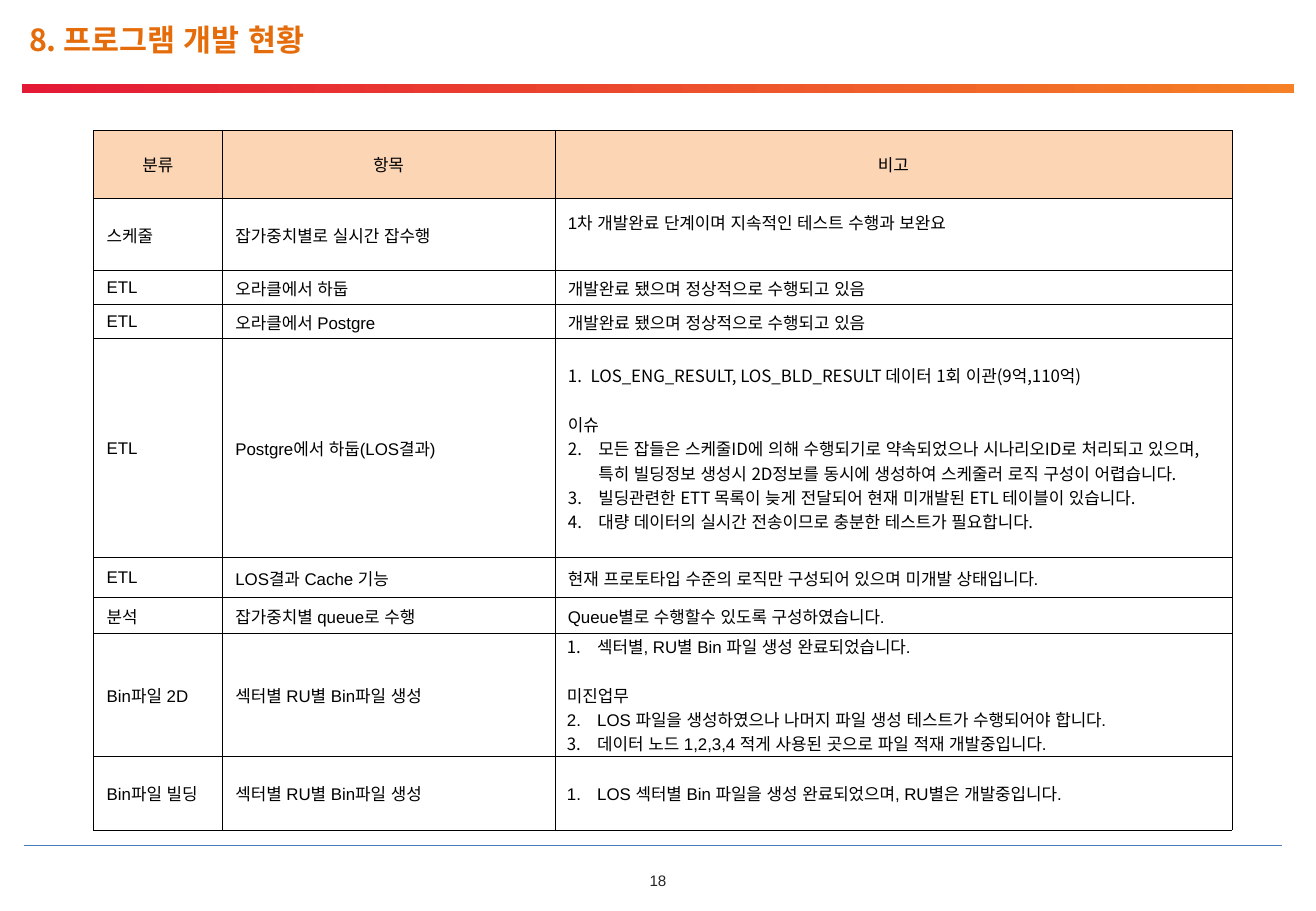
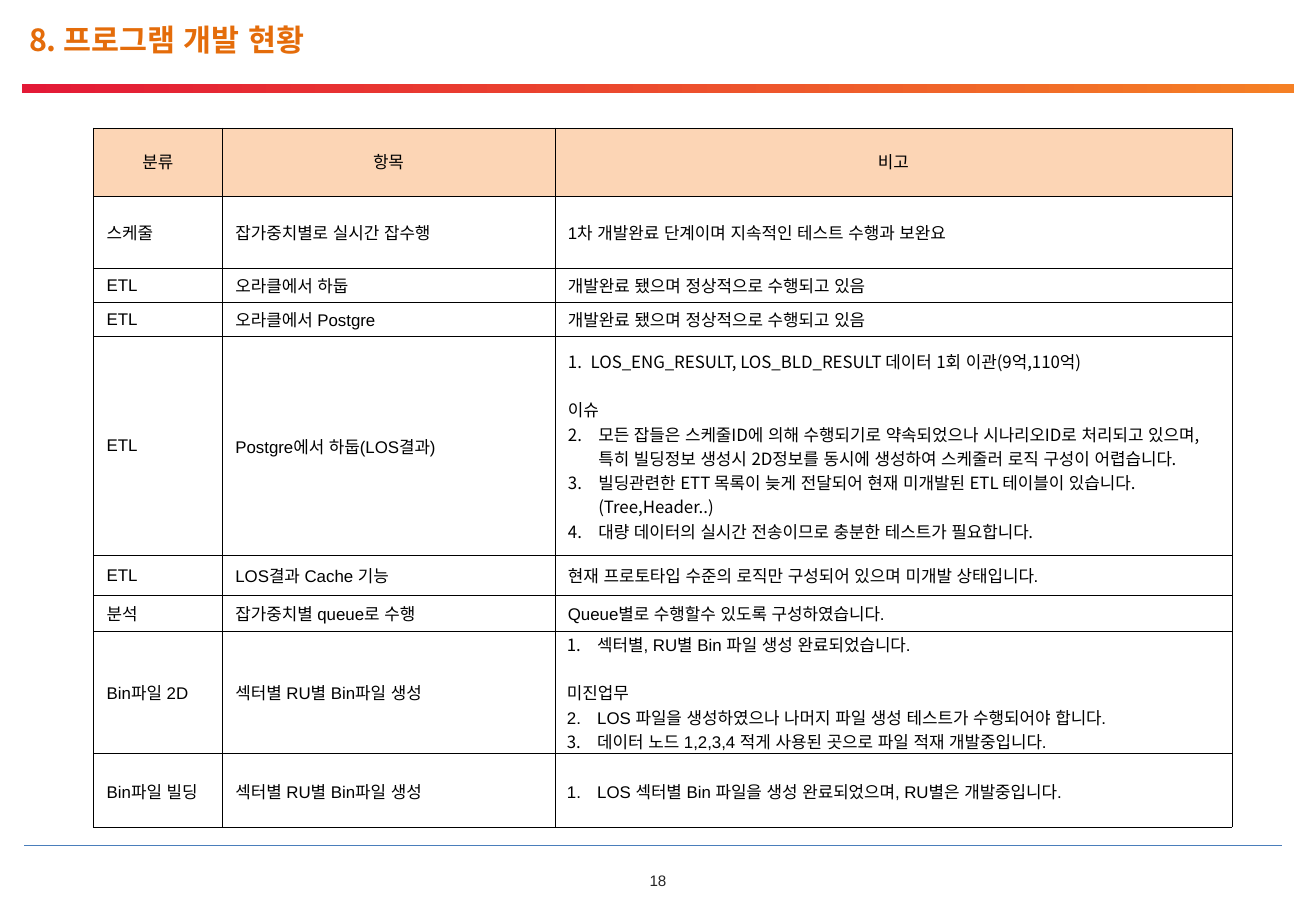
Before and after one commit to pmosoft/spark_scala, a slide deck: slide 19 of eos/06.산출물/TEOSPI-Spark 스케줄러 운영자 매뉴얼.pptx. Drawn at 1316x911 pixels with LibreOffice and Linux fonts; fonts in the diff are those of the drawing; background and template pictures are left out. Boxes give left, top, right and bottom in pixels: in the first picture for what was removed or moved away, otherwise in the second. Text is boxed around its words. In the diff, an @@ line names an element or a change of style, - is before the commit and + after.

```diff
--- a/eos/06.산출물/TEOSPI-Spark 스케줄러 운영자 매뉴얼.pptx
+++ b/eos/06.산출물/TEOSPI-Spark 스케줄러 운영자 매뉴얼.pptx
@@ table at bbox=[94, 128, 1232, 806] @@
-row 5, column 3: LOS_ENG_RESULT, LOS_BLD_RESULT 데이터 1회 이관(9억,110억) / 이슈 / 모든 잡들은 스케줄ID에 의해 수행되기로 약속되었으나 시나리오ID로 처리되고 있으며, 특히 빌딩정보 생성시 2D정보를 동시에 생성하여 스케줄러 로직 구성이 어렵습니다. / 빌딩관련한 ETT 목록이 늦게 전달되어 현재 미개발된 ETL 테이블이 있습니다. / 대량 데이터의 실시간 전송이므로 충분한 테스트가 필요합니다.
+row 5, column 3: LOS_ENG_RESULT, LOS_BLD_RESULT 데이터 1회 이관(9억,110억) / 이슈 / 모든 잡들은 스케줄ID에 의해 수행되기로 약속되었으나 시나리오ID로 처리되고 있으며, 특히 빌딩정보 생성시 2D정보를 동시에 생성하여 스케줄러 로직 구성이 어렵습니다. / 빌딩관련한 ETT 목록이 늦게 전달되어 현재 미개발된 ETL 테이블이 있습니다.(Tree,Header..) / 대량 데이터의 실시간 전송이므로 충분한 테스트가 필요합니다.
```
Also in this commit, not shown: 1 other slide changed.
